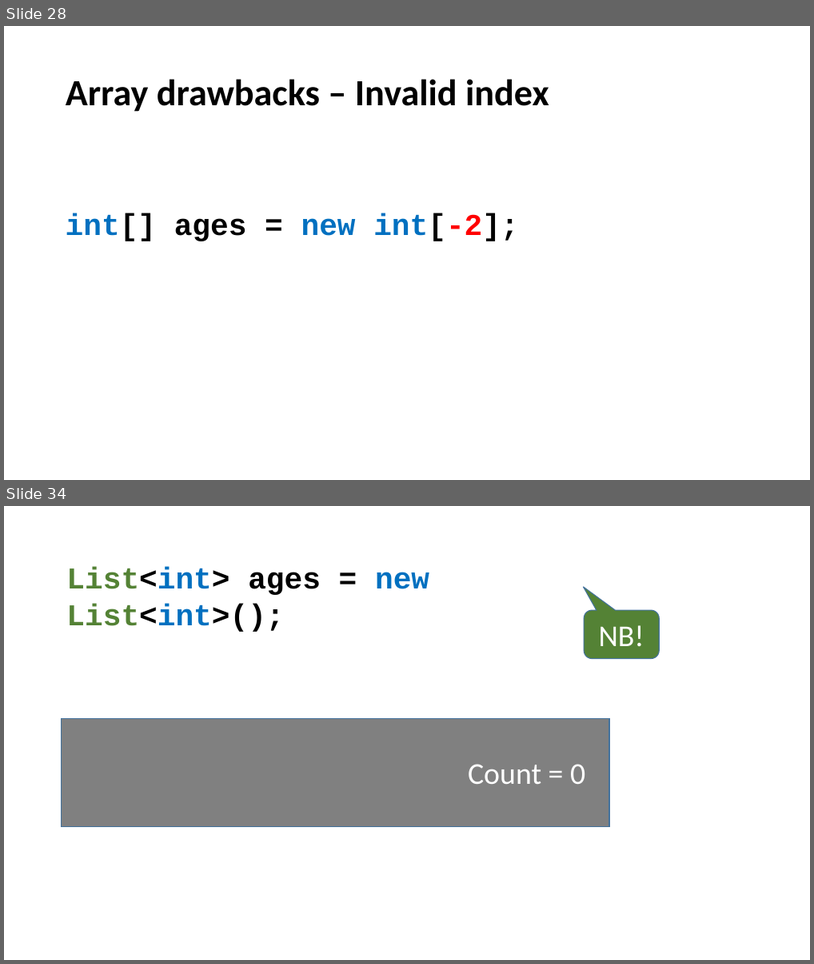
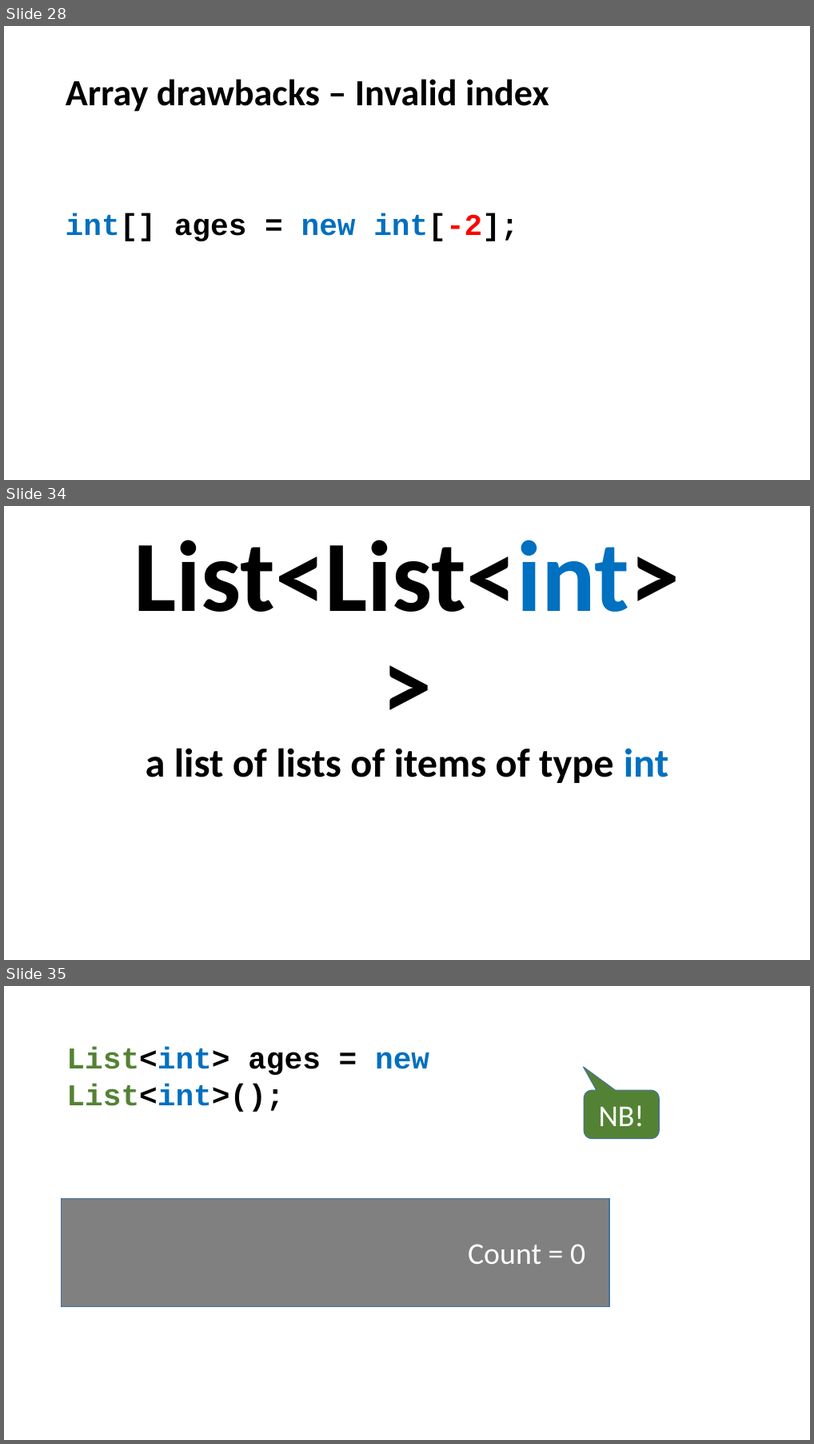
Before and after one commit to perl-easj/Teaching-materials, a slide deck: CSharpProgramming/Presentations/ProgPartII/Lists.pptx. Shown one above the other, each under a label of ours: slides 28 and 34 before the commit, slides 28, 34 and 35 after it; the slides between them are not shown. The pictures are 814x964 and 814x1444 pixels, drawn with LibreOffice and Linux fonts; fonts in the diff are those of the drawing. Boxes give left, top, right and bottom in pixels: in the first picture for what was removed or moved away, otherwise in the second. Text is boxed around its words. In the diff, an @@ line names an element or a change of style, - is before the commit and + after.

Commit message:
A few minor updates to Lists presentation
A few minor updates to Lists presentation

```diff
--- a/CSharpProgramming/Presentations/ProgPartII/Lists.pptx
+++ b/CSharpProgramming/Presentations/ProgPartII/Lists.pptx
@@ slide 34 added at bbox=[4, 506, 810, 960], background #FFFFFF @@
@@ title added at bbox=[134, 540, 681, 783], 48 pt, text #000000, bold @@
+List<List<int>>
+a list of lists of items of type int
@@ what was slide 34 is now slide 35 @@
```
Also in this commit, not shown: 11 slides changed.
